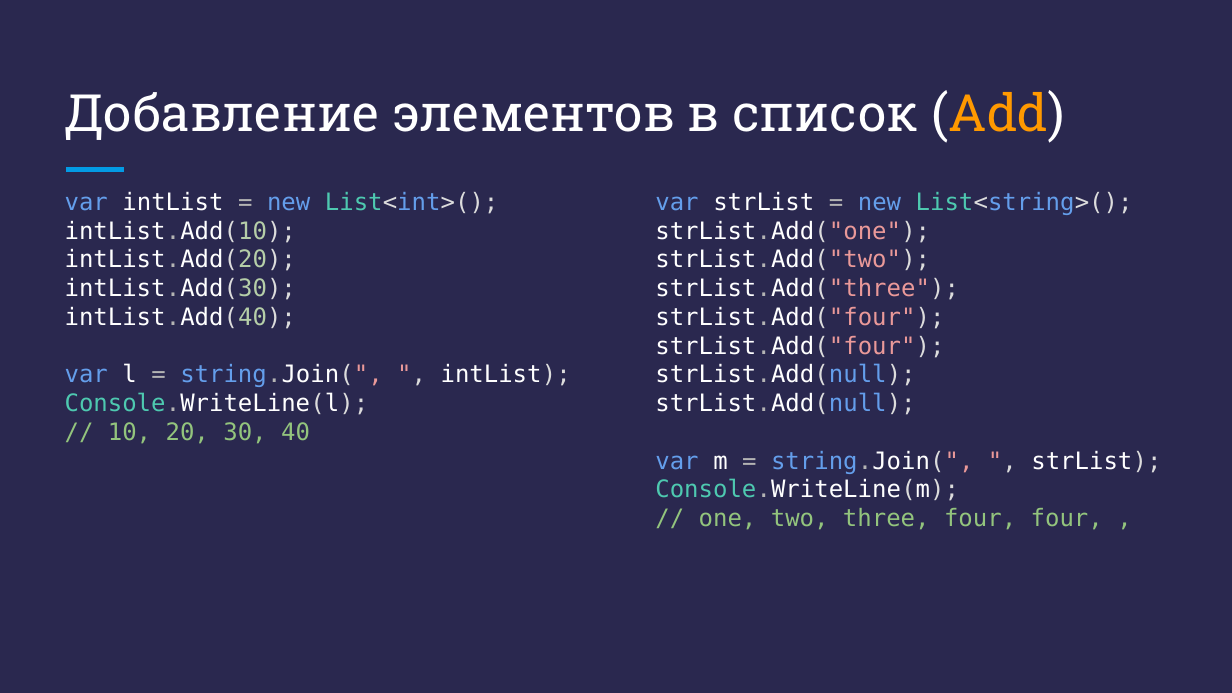
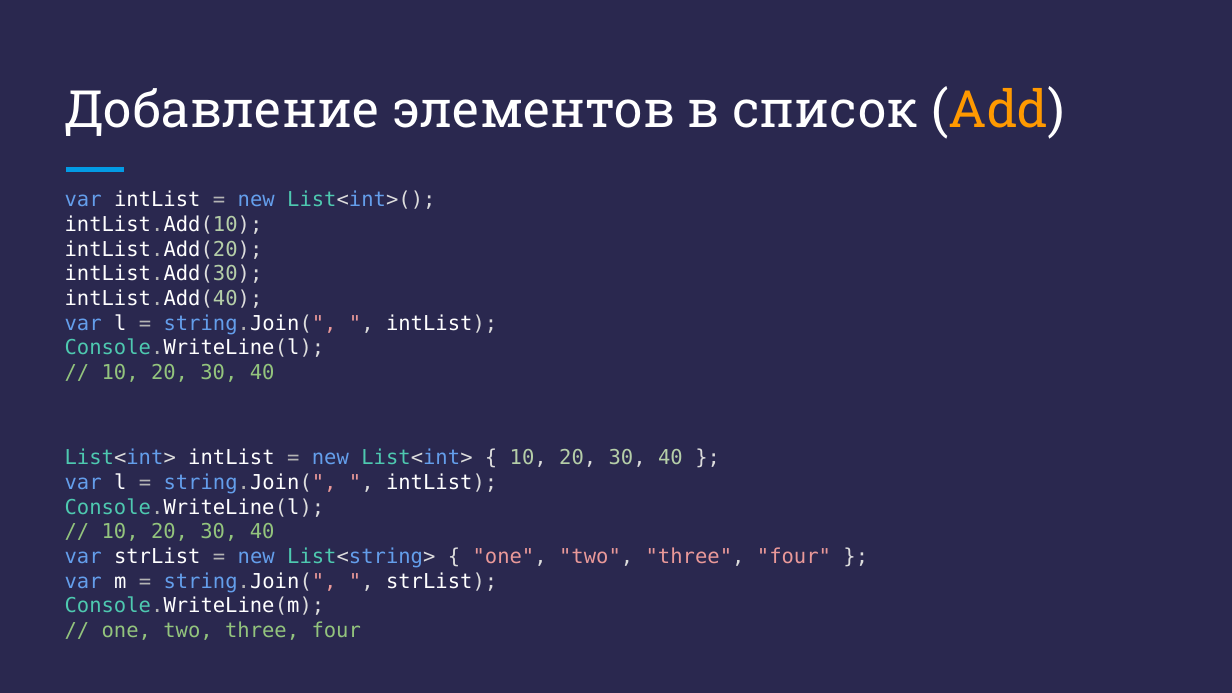
Before and after one commit to DenisKaVladimirovich/MyLessons, a slide deck: slide 3 of 08/Презентация - C# + .NET - Урок 8.pptx. Drawn at 1232x693 pixels with LibreOffice and Linux fonts; fonts in the diff are those of the drawing. Boxes give left, top, right and bottom in pixels: in the first picture for what was removed or moved away, otherwise in the second. Text is boxed around its words. In the diff, an @@ line names an element or a change of style, - is before the commit and + after.

```diff
--- a/08/Презентация - C# + .NET - Урок 8.pptx
+++ b/08/Презентация - C# + .NET - Урок 8.pptx
@@ title "Добавление элементов в список (Add)": place and size @@
-title "Добавление элементов в список (Add)" at (65,90,1064,143)
+title "Добавление элементов в список (Add)" at (65,86,1064,139)
@@ text "var intList = new List<int>(); ..." at (65,190,497,382): size 14 to 12 pt @@
@@ text removed at (655,191,1161,530) @@
-var strList = new List<string>();
-strList.Add("one");
-strList.Add("two");
-strList.Add("three");
-strList.Add("four");
-strList.Add("four");
-strList.Add(null);
-strList.Add(null);
-var m = string.Join(", ", strList);
-Console.WriteLine(m);
-// one, two, three, four, four, ,
@@ text added at (65,448,831,640), 12 pt, text #FFFFFF @@
+List<int> intList = new List<int> { 10, 20, 30, 40 };
+var l = string.Join(", ", intList);
+Console.WriteLine(l);
+// 10, 20, 30, 40
+var strList = new List<string> { "one", "two", "three", "four" };
+var m = string.Join(", ", strList);
+Console.WriteLine(m);
+// one, two, three, four
```
Also in this commit, not shown: 1 other slide changed, 3 slides removed, 27 other files.
